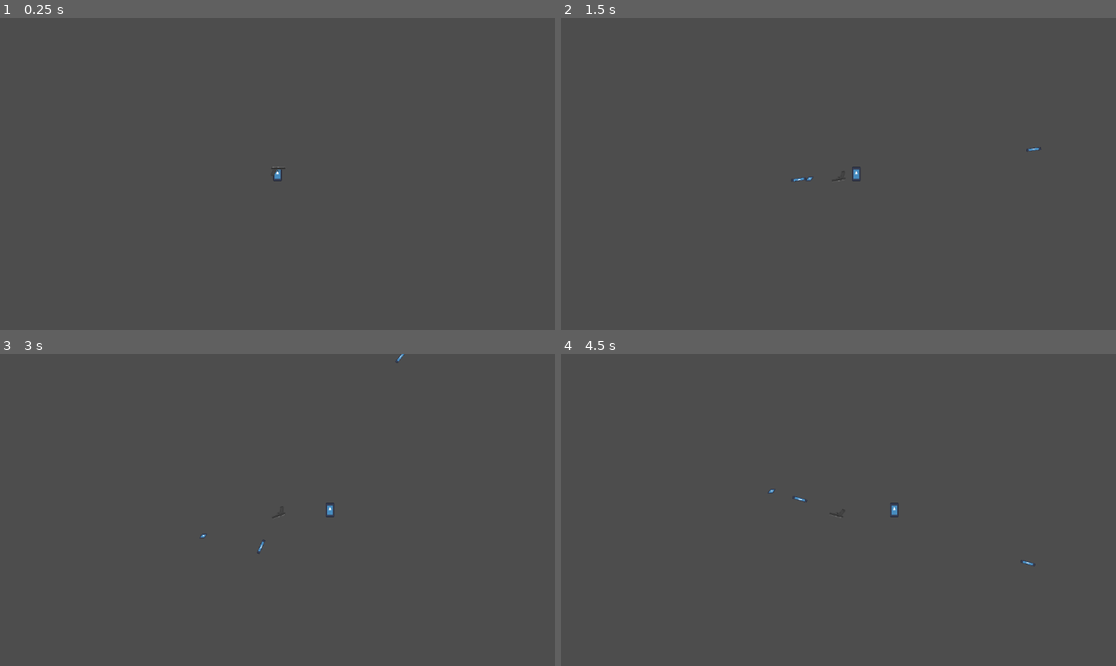
Above: before the commit, frames 1-4 (two rows, left to right).
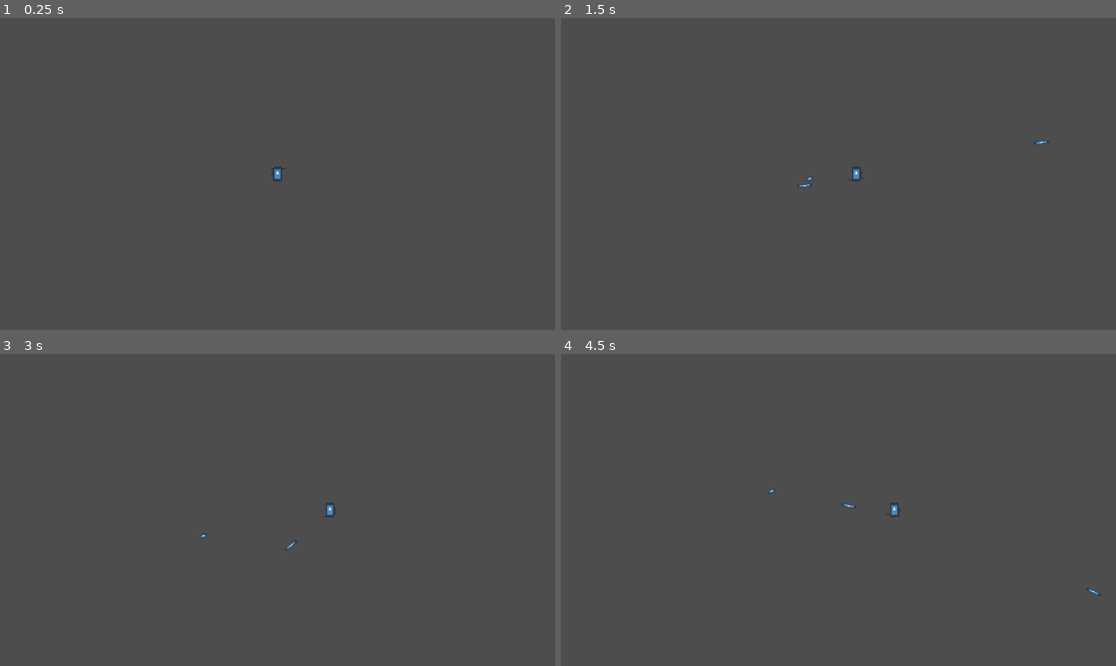
Above: after the commit, the same moments.

Repository: Jerry-Gu-SB/balloon_scroob
Game: Godot game, scene res://root.tscn
Same seed, same stepped clock (60 frames per second), same inputs: the game is played once before the commit and once after it. The engine's default icon, where the game draws it, is replaced by a stand-in: a white triangle on a blue panel in a dark square.
Inputs (mouse positions are in pixels of both pictures, inside the frame that each line leads up to):
- Up to frame 1 (0.25 s): no input
- Up to frame 2 (1.5 s): tap Enter at 0.5 s; move the mouse to (960, 158) at 0.52 s; hold Right (ui_right) 0.53-1.25 s; click (960, 158) at 0.67 s; drag from (727, 189) to (971, 158) at 1.27 s
- Up to frame 3 (3 s): tap Space at 2 s; move the mouse to (333, 441) at 2.02 s; hold Right (ui_right) 2.03-2.75 s; click (333, 441) at 2.17 s; drag from (249, 572) to (111, 463) at 2.77 s
- Up to frame 4 (4.5 s): move the mouse to (1005, 556) at 3.52 s; hold Left (ui_left) 3.53-4.25 s; click (1005, 556) at 3.67 s; tap Enter at 4.25 s; drag from (672, 463) to (971, 547) at 4.27 s

The runs differ from the first frame. In frame 1, less than 0.1% of the frame differs, in the area x 49-51%, y 47-51%; in frame 2, less than 0.1%; in frame 3, less than 0.1%; in frame 4, less than 0.1%, in the area x 41-98%, y 45-78%.

Commit message:
Fixed the bug with the rotating sprite

Diff:
--- a/Gun/gun_base.tscn
+++ b/Gun/gun_base.tscn
@@ -1,24 +1,21 @@
-[gd_scene load_steps=6 format=3 uid="uid://ce1gxf8ua0txu"]
+[gd_scene load_steps=5 format=3 uid="uid://ce1gxf8ua0txu"]
 
 [ext_resource type="Script" uid="uid://yhdravnhk5i0" path="res://Gun/Scripts/gun_sprite_2d.gd" id="1_5k3x2"]
 [ext_resource type="Texture2D" uid="uid://bsjwe2qy75y1d" path="res://Gun/Assets/Static Gun Sprites/Glock - P80 [64x48].png" id="1_o176h"]
 [ext_resource type="Resource" uid="uid://fhsn1b5bckdt" path="res://Gun/Resources/gun_default.tres" id="2_rj0ur"]
-[ext_resource type="Script" uid="uid://dujjxfd7eannm" path="res://Gun/Scripts/firing_handler.gd" id="3_d0n3f"]
-[ext_resource type="Script" uid="uid://srh4ol6pqiij" path="res://Gun/gun_rotator.gd" id="4_mxmrn"]
+[ext_resource type="Script" uid="uid://dujjxfd7eannm" path="res://Gun/Scripts/gun_firing_handler.gd" id="3_d0n3f"]
 
 [node name="Gun Base" type="Node2D"]
-
-[node name="Marker2D" type="Marker2D" parent="."]
 
 [node name="Sprite2D" type="Sprite2D" parent="."]
 texture = ExtResource("1_o176h")
 script = ExtResource("1_5k3x2")
 data = ExtResource("2_rj0ur")
 
+[node name="Marker2D" type="Marker2D" parent="Sprite2D"]
+position = Vector2(17, -12)
+
 [node name="Firing Handler" type="Node" parent="." node_paths=PackedStringArray("fire_point")]
 script = ExtResource("3_d0n3f")
 data = ExtResource("2_rj0ur")
-fire_point = NodePath("../Marker2D")
-
-[node name="Gun Rotator" type="Node2D" parent="."]
-script = ExtResource("4_mxmrn")
+fire_point = NodePath("../Sprite2D/Marker2D")
--- a/Gun/gun_rotator.gd
+++ /dev/null
@@ -1,13 +0,0 @@
-extends Node2D
-
-@export var parent : Node2D
-
-var mouse_position : Vector2
-var parent_position : Vector2
-
-func _ready() -> void:
-	parent = get_parent()
-
-func _process(_delta) -> void:
-	mouse_position = get_global_mouse_position()
-	parent.global_rotation = parent_position.angle_to_point(mouse_position)
--- /dev/null
+++ b/Player/Scripts/player_weapon_socket.gd
@@ -0,0 +1,10 @@
+extends Node2D
+
+@onready var character_body : CharacterBody2D = $"../CharacterBody2D"
+
+var mouse_position : Vector2
+
+func _process(_delta: float) -> void:
+	mouse_position = get_global_mouse_position()
+	self.global_position = character_body.global_position
+	self.global_rotation = self.global_position.angle_to_point(mouse_position)
--- a/Player/player.tscn
+++ b/Player/player.tscn
@@ -1,11 +1,12 @@
-[gd_scene load_steps=8 format=3 uid="uid://c3253vymfgnrt"]
+[gd_scene load_steps=9 format=3 uid="uid://c3253vymfgnrt"]
 
 [ext_resource type="Script" uid="uid://j01nev2pnnox" path="res://Player/Scripts/player_input_handler.gd" id="1_4flbx"]
 [ext_resource type="Script" uid="uid://d027m67k7cfdw" path="res://Player/Scripts/player_manager.gd" id="1_4ntmi"]
 [ext_resource type="Texture2D" uid="uid://xdlyoeacj4yt" path="res://icon.svg" id="2_gwnis"]
 [ext_resource type="Script" uid="uid://b477el4qtgib5" path="res://Player/Scripts/player_physics_handler.gd" id="3_btcbx"]
 [ext_resource type="PackedScene" uid="uid://ce1gxf8ua0txu" path="res://Gun/gun_base.tscn" id="4_fhl08"]
-[ext_resource type="Script" uid="uid://bb4o3ov63xsq1" path="res://Player/Scripts/aiming_reticle_sprite.gd" id="5_k53q1"]
+[ext_resource type="Script" uid="uid://do5lprfffkta8" path="res://Player/Scripts/player_weapon_socket.gd" id="4_vtle1"]
+[ext_resource type="Script" uid="uid://bb4o3ov63xsq1" path="res://Player/Scripts/player_aiming_reticle_sprite.gd" id="5_k53q1"]
 
 [sub_resource type="CapsuleShape2D" id="CapsuleShape2D_btcbx"]
 
@@ -20,7 +21,8 @@
 texture = ExtResource("2_gwnis")
 script = ExtResource("5_k53q1")
 
-[node name="Weapon Socket" type="Node" parent="."]
+[node name="Weapon Socket" type="Node2D" parent="."]
+script = ExtResource("4_vtle1")
 
 [node name="Gun Base" parent="Weapon Socket" instance=ExtResource("4_fhl08")]
 
Renamed: Gun/Scripts/firing_handler.gd -> Gun/Scripts/gun_firing_handler.gd
Renamed: Gun/Scripts/firing_handler.gd.uid -> Gun/Scripts/gun_firing_handler.gd.uid
Not shown, removed: Gun/gun_rotator.gd.uid
Renamed: Player/Scripts/aiming_reticle_sprite.gd -> Player/Scripts/player_aiming_reticle_sprite.gd
Renamed: Player/Scripts/aiming_reticle_sprite.gd.uid -> Player/Scripts/player_aiming_reticle_sprite.gd.uid
Not shown, added: Player/Scripts/player_weapon_socket.gd.uid
